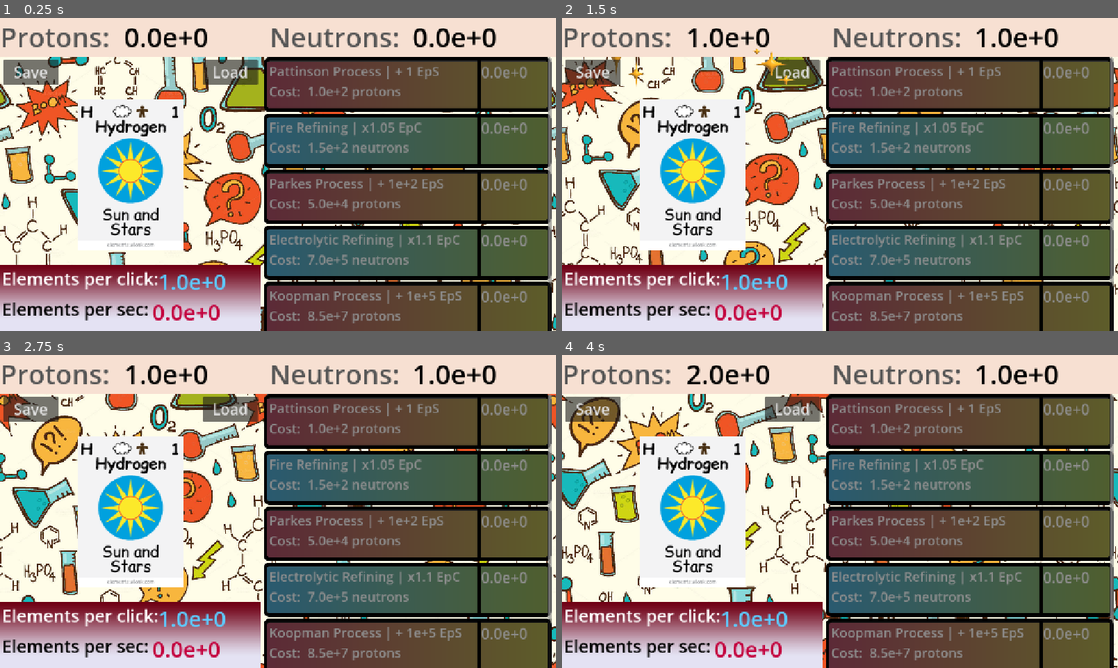
Above: before the commit, frames 1-4 (two rows, left to right).
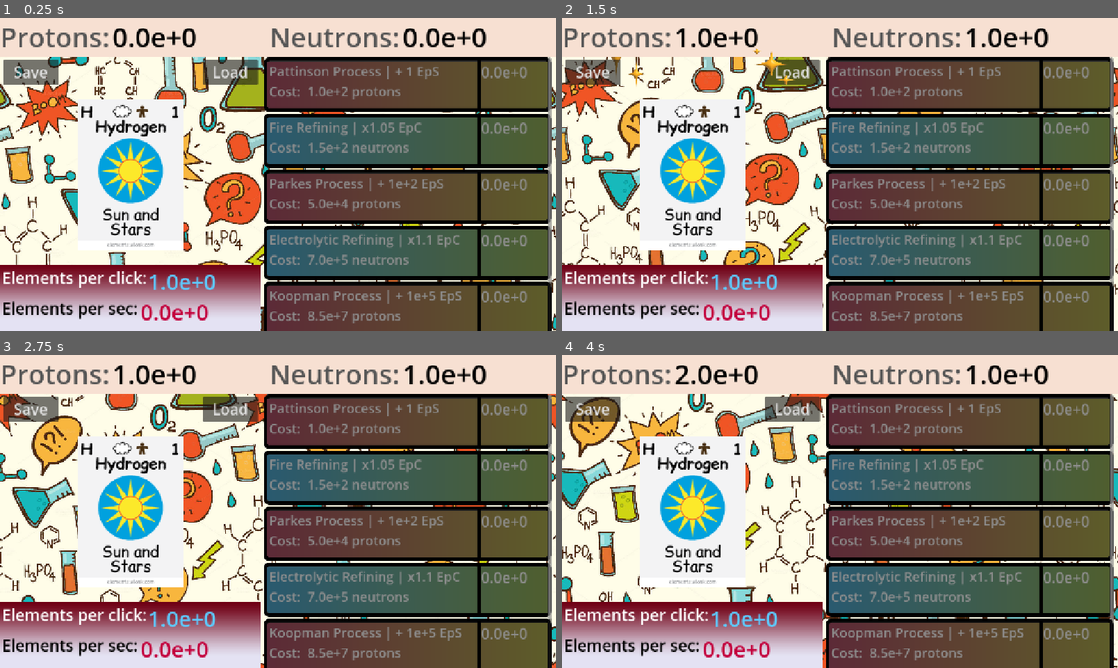
Above: after the commit, the same moments.

Repository: Boarff/ProgrammingGame2025
Game: Godot game, scene res://Scenes/Main.tscn
Two runs of this game, one before a commit and one after it. Both use one fixed random seed, a clock stepped at 60 frames per second and the inputs below.
Inputs (mouse positions are in pixels of both pictures, inside the frame that each line leads up to):
- Up to frame 1 (0.25 s): no input
- Up to frame 2 (1.5 s): click (934, 83) at 0.5 s; click (689, 174) at 1.25 s
- Up to frame 3 (2.75 s): click (372, 420) at 2 s
- Up to frame 4 (4 s): click (689, 511) at 2.75 s; click (934, 420) at 3.5 s

The runs differ from the first frame. In frame 1, 3.4% of the frame differs, in the area x 0-90%, y 3-97%; in frame 2, 3.3%; in frame 3, 3.3%; in frame 4, 3.4%.

Commit message:
fixed elements per click bug

Diff:
--- a/chemistry-clicker/Scenes/shops.tscn
+++ b/chemistry-clicker/Scenes/shops.tscn
@@ -18,7 +18,7 @@
 /colors/a = Color(0, 0, 0, 1)
 
 [sub_resource type="Theme" id="Theme_5weqt"]
-default_font_size = 40
+default_font_size = 37
 
 [sub_resource type="Theme" id="Theme_8upwa"]
 default_font_size = 50
@@ -78,7 +78,7 @@
 anchor_left = 0.477
 anchor_right = 1.0
 anchor_bottom = 1.0
-offset_left = 0.230988
+offset_left = -26.769
 offset_bottom = 2.0
 theme = SubResource("Theme_s3fj1")
 text = "0.0e+0"
@@ -99,7 +99,7 @@
 anchors_preset = -1
 anchor_right = 1.0
 anchor_bottom = 1.0
-offset_left = 329.0
+offset_left = 306.0
 offset_bottom = 2.0
 theme = SubResource("Theme_s3fj1")
 text = "0.0e+0"
@@ -123,12 +123,12 @@
 anchor_left = 0.477
 anchor_right = 1.0
 anchor_bottom = 1.0
-offset_left = 76.139
+offset_left = 53.139
 offset_top = -1.0
 offset_right = -1.0
 offset_bottom = 2.25
 theme = SubResource("Theme_8upwa")
-text = "0"
+text = "0.0e+0"
 
 [node name="EpSecond" type="RichTextLabel" parent="."]
 self_modulate = Color(0, 0, 0, 1)
@@ -150,12 +150,12 @@
 anchor_left = 0.477
 anchor_right = 1.0
 anchor_bottom = 1.0
-offset_left = 63.139
+offset_left = 36.139
 offset_top = -1.0
 offset_right = -1.0
 offset_bottom = 2.25
 theme = SubResource("Theme_8upwa")
-text = "0"
+text = "0.0e+0"
 
 [node name="PerSecond" type="Timer" parent="."]
 autostart = true
